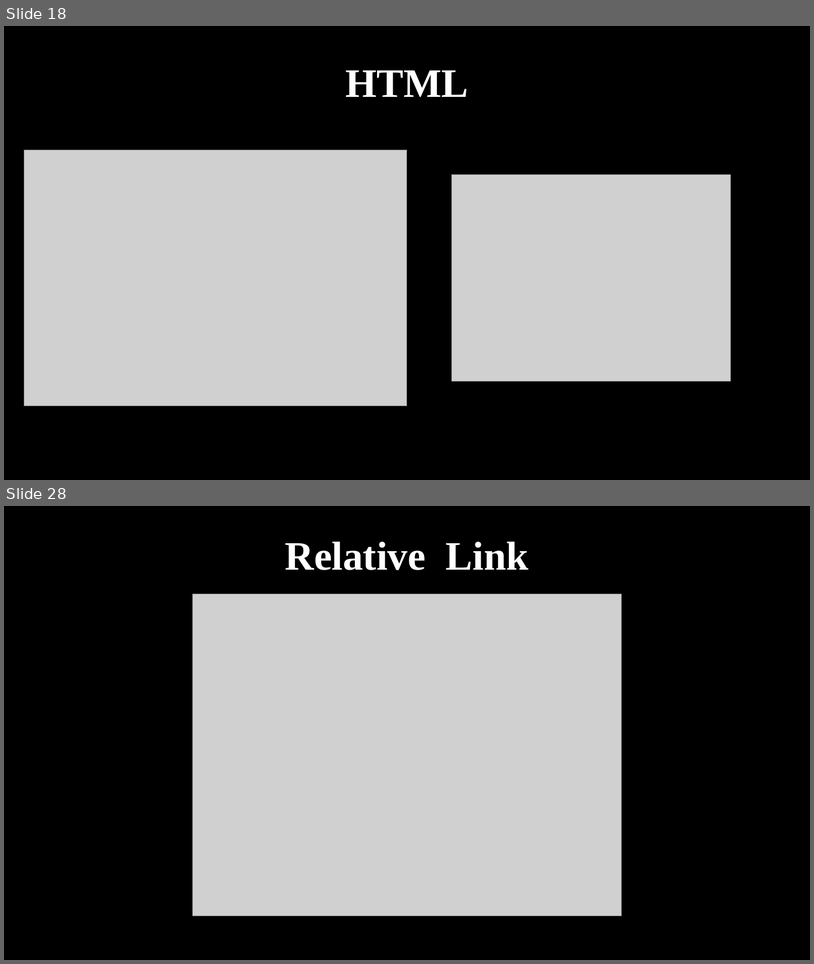
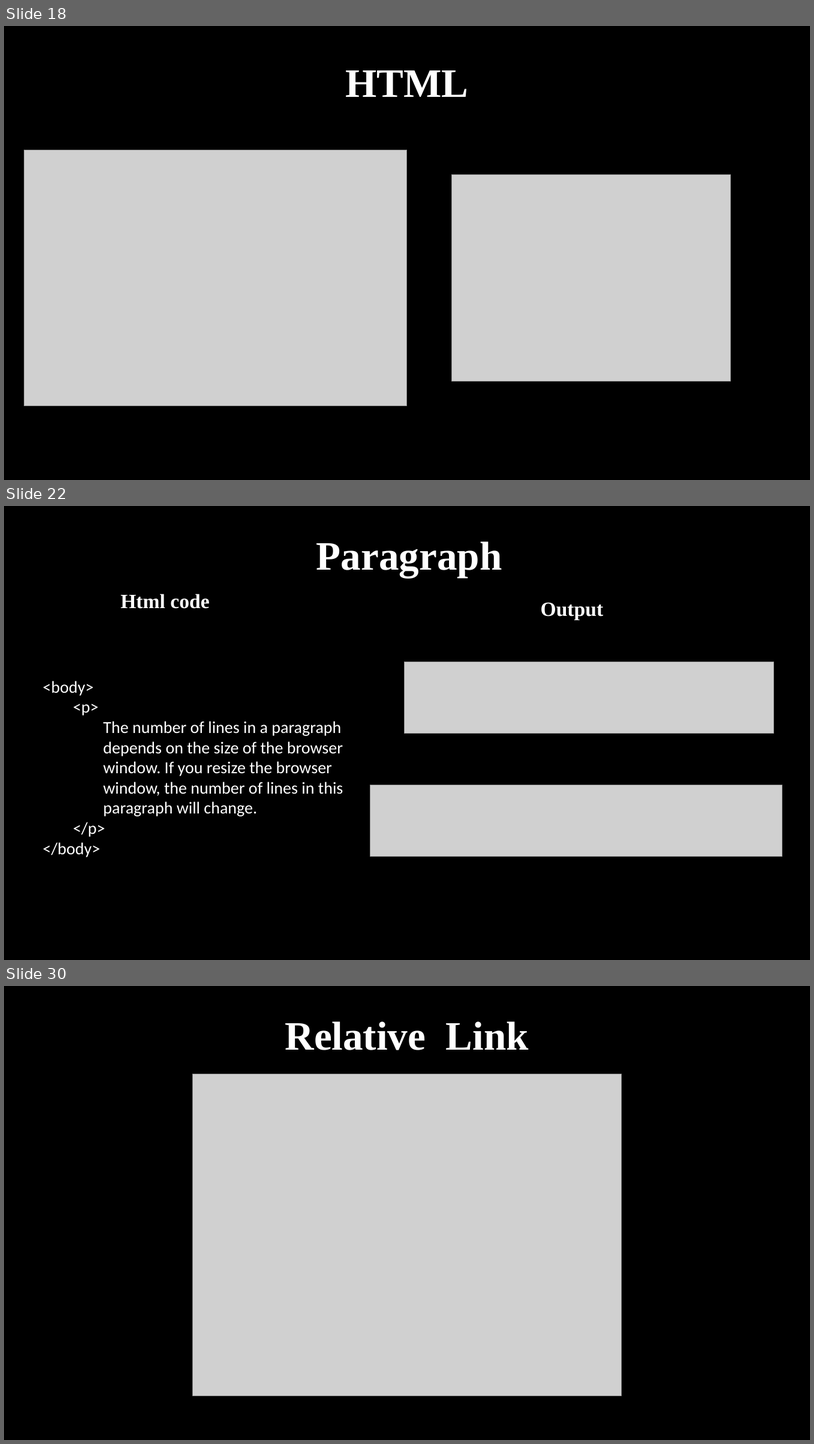
Before and after one commit to haiderIbrahem/ASPU_WEB, a slide deck: web.pptx. Shown one above the other, each under a label of ours: slides 18 and 28 before the commit, slides 18, 22 and 30 after it; the slides between them are not shown. The pictures are 814x964 and 814x1444 pixels, drawn with LibreOffice and Linux fonts; fonts in the diff are those of the drawing; grey boxes stand for pictures. Boxes give left, top, right and bottom in pixels: in the first picture for what was removed or moved away, otherwise in the second. Text is boxed around its words. In the diff, an @@ line names an element or a change of style, - is before the commit and + after.

```diff
--- a/web.pptx
+++ b/web.pptx
@@ slide 22 added at [4,506,810,960], background #000000 @@
@@ title added at [317,541,503,577], 48 pt, text #FFFFFF, bold @@
+Paragraph
@@ text added at [120,594,209,609], 24 pt, text #FFFFFF, bold @@
+Html code
@@ text added at [541,602,604,619], 24 pt, text #FFFFFF, bold @@
+Output
@@ picture added at [405,661,774,733] @@
@@ text added at [43,681,343,857], 20 pt, text #FFFFFF @@
+<body>
+  <p>
+    The number of lines in a paragraph depends on the size of the browser window. If you resize the browser window, the number of lines in this paragraph will change.
+  </p>
+</body>
@@ picture added at [371,785,783,856] @@
@@ what was slide 28 is now slide 30 @@
```
Also in this commit, not shown: 19 slides changed, 1 other slide added.
